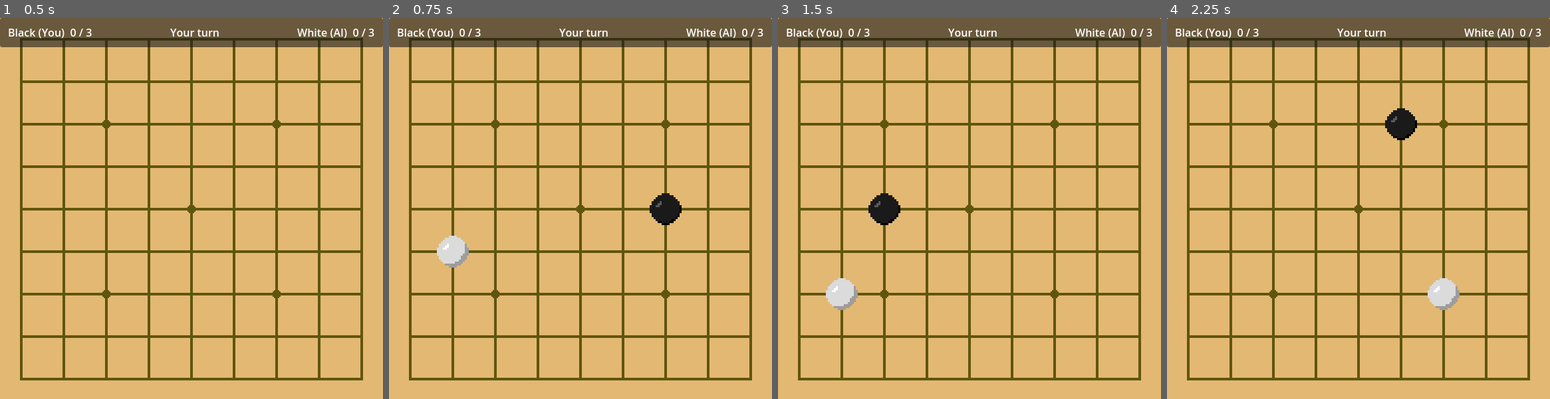
Above: before the commit, frames 1-4 (left to right).
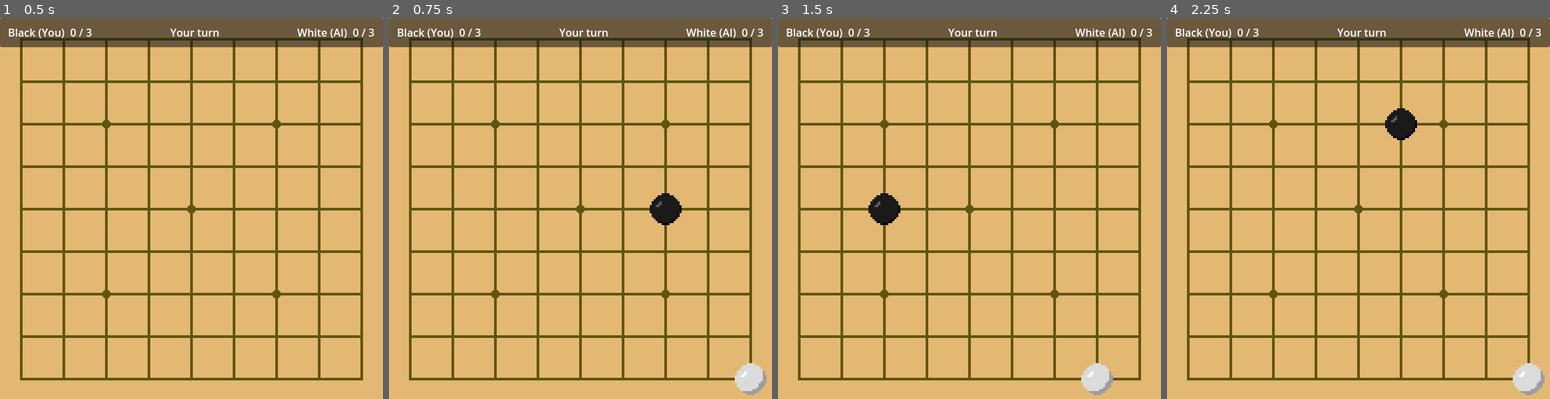
Above: after the commit, the same moments.

Repository: jxnhoongz/weiqi-gd
Game: Godot game, scene res://scenes/main.tscn
Same seed, same stepped clock (60 frames per second), same inputs: the game is played once before the commit and once after it.
Inputs (mouse positions are in pixels of both pictures, inside the frame that each line leads up to):
- Up to frame 1 (0.5 s): no input
- Up to frame 2 (0.75 s): tap Enter at 0.5 s; move the mouse to (664, 189) at 0.52 s; tap R at 0.6 s; click (664, 189) at 0.67 s
- Up to frame 3 (1.5 s): tap Space at 1.25 s; move the mouse to (892, 227) at 1.27 s; tap R at 1.35 s; click (892, 227) at 1.42 s
- Up to frame 4 (2.25 s): tap Enter at 2 s; move the mouse to (1396, 124) at 2.02 s; tap R at 2.1 s; click (1396, 124) at 2.17 s

Frame 1 is identical in both runs. In frame 2, 1.0% of the frame differs, in the area x 12-99%, y 57-99%; in frame 3, 1.0%; in frame 4, 1.0%.

Commit message:
feat: MCTS AI opponent (capture-race), replaces SimpleAI in renderer
Pure-GDScript Monte Carlo Tree Search: select/expand/rollout/backprop,
UCB1, rejection-sampled rollouts, capped depth. Plays toward the 3-capture
win condition. Path-based (no parent pointers) to avoid RefCounted cycles.
36/36 GUT.

Co-Authored-By: Claude <noreply@anthropic.com>

Diff:
--- /dev/null
+++ b/scripts/ai/mcts_ai.gd
@@ -0,0 +1,182 @@
+## Monte Carlo Tree Search opponent for the capture-race (first to WIN_CAPTURES
+## captures wins, 提3子). Pure GDScript — no external dependencies, web/itch safe.
+## Reuses GoRules/GroupAnalysis for legality + capture resolution.
+##
+## Each call to choose_move() runs `iterations` of: select -> expand -> rollout
+## -> backpropagate, then returns the most-visited root child's move.
+##
+## Tree nodes intentionally do NOT store a parent pointer (that would create a
+## reference cycle that GDScript's RefCounted won't free). Instead the selection
+## path is tracked as a list and used for backpropagation.
+class_name MctsAI
+extends RefCounted
+
+const NO_MOVE := Vector2i(-1, -1)
+const WIN_CAPTURES := 3
+const DEFAULT_ITERATIONS := 220
+const MAX_ROLLOUT_DEPTH := 30
+const EXPLORATION := 1.41421356237  # ~sqrt(2), the UCB1 constant
+const ROLLOUT_SAMPLE_TRIES := 40    # rejection-sampling attempts per rollout step
+
+## One node of the search tree (a position + MCTS stats). No parent pointer.
+class SearchNode:
+	extends RefCounted
+	var state: BoardState
+	var to_move: int
+	var cap_black: int
+	var cap_white: int
+	var ko  # BoardState or null — the position this move may not recreate
+	var move: Vector2i  # move that produced this node; NO_MOVE at root
+	var children: Array = []
+	var untried = null  # Array[Vector2i] computed lazily; null = not computed yet
+	var visits: int = 0
+	var wins: float = 0.0  # credit for the player who MOVED into this node
+
+	func _init(p_state: BoardState, p_to_move: int, p_cb: int, p_cw: int, p_ko, p_move: Vector2i) -> void:
+		state = p_state
+		to_move = p_to_move
+		cap_black = p_cb
+		cap_white = p_cw
+		ko = p_ko
+		move = p_move
+
+## Returns the AI's chosen move for `color`, or NO_MOVE if no legal move exists.
+## cap_black / cap_white are the CURRENT cumulative capture counts (win at WIN_CAPTURES).
+static func choose_move(state: BoardState, color: int, cap_black: int, cap_white: int, ko_forbidden: BoardState = null, iterations: int = DEFAULT_ITERATIONS) -> Vector2i:
+	var root := SearchNode.new(state, color, cap_black, cap_white, ko_forbidden, NO_MOVE)
+	root.untried = _legal_moves(state, color, ko_forbidden)
+	if root.untried.is_empty():
+		return NO_MOVE
+	for _i in iterations:
+		var path := _tree_policy(root)
+		var leaf: SearchNode = path[path.size() - 1]
+		var winner := _rollout(leaf)
+		_backpropagate(path, winner)
+	var best: SearchNode = null
+	for c in root.children:
+		if best == null or c.visits > best.visits:
+			best = c
+	return best.move if best != null else root.untried[0]
+
+# --- Selection / expansion -------------------------------------------------
+
+## Descends from root via UCB1, returning the path (root..leaf) to evaluate.
+static func _tree_policy(root: SearchNode) -> Array:
+	var path: Array = [root]
+	var n := root
+	while true:
+		if _capture_winner(n) != -2:
+			return path  # terminal: someone has already won
+		if n.untried == null:
+			n.untried = _legal_moves(n.state, n.to_move, n.ko)
+		if not n.untried.is_empty():
+			path.append(_expand(n))
+			return path
+		if n.children.is_empty():
+			return path  # terminal: no legal move (treated as a draw)
+		n = _best_uct(n)
+		path.append(n)
+	return path  # unreachable; loop only exits via return
+
+static func _expand(n: SearchNode) -> SearchNode:
+	var move: Vector2i = n.untried.pop_back()
+	var result := GoRules.place(n.state, move.x, move.y, n.to_move, n.ko)
+	var caps: int = result["captured"].size()
+	var cb := n.cap_black + (caps if n.to_move == BoardState.Point.BLACK else 0)
+	var cw := n.cap_white + (caps if n.to_move == BoardState.Point.WHITE else 0)
+	var child := SearchNode.new(result["state"], _opp(n.to_move), cb, cw, n.state, move)
+	n.children.append(child)
+	return child
+
+static func _best_uct(n: SearchNode) -> SearchNode:
+	var best: SearchNode = null
+	var best_val := -INF
+	var ln_n := log(float(n.visits))
+	for c in n.children:
+		var exploit: float = c.wins / float(c.visits)
+		var explore: float = EXPLORATION * sqrt(ln_n / float(c.visits))
+		var val: float = exploit + explore
+		if val > best_val:
+			best_val = val
+			best = c
+	return best
+
+# --- Rollout ---------------------------------------------------------------
+
+static func _rollout(node: SearchNode) -> int:
+	var w := _capture_winner(node)
+	if w != -2:
+		return w
+	var st := node.state
+	var tm := node.to_move
+	var cb := node.cap_black
+	var cw := node.cap_white
+	var ko = node.ko
+	for _d in MAX_ROLLOUT_DEPTH:
+		var mv := _rollout_move(st, tm, ko)
+		if mv == NO_MOVE:
+			break
+		var result := GoRules.place(st, mv.x, mv.y, tm, ko)
+		var caps: int = result["captured"].size()
+		if tm == BoardState.Point.BLACK:
+			cb += caps
+		else:
+			cw += caps
+		ko = st
+		st = result["state"]
+		if cb >= WIN_CAPTURES:
+			return BoardState.Point.BLACK
+		if cw >= WIN_CAPTURES:
+			return BoardState.Point.WHITE
+		tm = _opp(tm)
+	# Depth cap reached with no win: decide by who has captured more.
+	if cb > cw:
+		return BoardState.Point.BLACK
+	if cw > cb:
+		return BoardState.Point.WHITE
+	return -1  # draw
+
+## Picks a random legal move via rejection sampling (cheap); falls back to a
+## full scan if random sampling keeps missing (board nearly full).
+static func _rollout_move(state: BoardState, color: int, ko) -> Vector2i:
+	for _t in ROLLOUT_SAMPLE_TRIES:
+		var x := randi() % BoardState.SIZE
+		var y := randi() % BoardState.SIZE
+		if state.is_empty(x, y) and GoRules.place(state, x, y, color, ko)["ok"]:
+			return Vector2i(x, y)
+	var moves := _legal_moves(state, color, ko)
+	if moves.is_empty():
+		return NO_MOVE
+	return moves[randi() % moves.size()]
+
+# --- Backprop / helpers ----------------------------------------------------
+
+static func _backpropagate(path: Array, winner: int) -> void:
+	for i in path.size():
+		var node: SearchNode = path[i]
+		node.visits += 1
+		if i > 0:
+			var mover: int = path[i - 1].to_move  # who played the move into this node
+			if winner == mover:
+				node.wins += 1.0
+			elif winner == -1:
+				node.wins += 0.5  # draw
+
+## -2 = not terminal by captures; otherwise the winning color.
+static func _capture_winner(n: SearchNode) -> int:
+	if n.cap_black >= WIN_CAPTURES:
+		return BoardState.Point.BLACK
+	if n.cap_white >= WIN_CAPTURES:
+		return BoardState.Point.WHITE
+	return -2
+
+static func _legal_moves(state: BoardState, color: int, ko) -> Array:
+	var moves: Array = []
+	for y in BoardState.SIZE:
+		for x in BoardState.SIZE:
+			if state.is_empty(x, y) and GoRules.place(state, x, y, color, ko)["ok"]:
+				moves.append(Vector2i(x, y))
+	return moves
+
+static func _opp(color: int) -> int:
+	return BoardState.Point.WHITE if color == BoardState.Point.BLACK else BoardState.Point.BLACK
--- a/scripts/view/board_renderer.gd
+++ b/scripts/view/board_renderer.gd
@@ -136,8 +136,11 @@
 func _ai_turn() -> void:
 	if _game_over or _current_color != AI_COLOR:
 		return
-	var mv := SimpleAI.choose_move(_state, AI_COLOR, _prev_state)
-	if mv == SimpleAI.NO_MOVE:
+	var mv := MctsAI.choose_move(
+		_state, AI_COLOR,
+		_captures[BoardState.Point.BLACK], _captures[BoardState.Point.WHITE],
+		_prev_state)
+	if mv == MctsAI.NO_MOVE:
 		return  # no legal move for the AI; rare on 9x9
 	_apply_move(mv.x, mv.y, AI_COLOR)
 
--- /dev/null
+++ b/tests/test_mcts_ai.gd
@@ -0,0 +1,28 @@
+extends GutTest
+
+const BLACK := BoardState.Point.BLACK
+const WHITE := BoardState.Point.WHITE
+
+func test_returns_a_legal_move_on_empty_board() -> void:
+	var s := BoardState.empty()
+	var mv := MctsAI.choose_move(s, BLACK, 0, 0, null, 40)
+	assert_ne(mv, MctsAI.NO_MOVE)
+	assert_true(GoRules.place(s, mv.x, mv.y, BLACK)["ok"])
+
+func test_no_move_when_board_is_full() -> void:
+	var s := BoardState.empty()
+	for y in BoardState.SIZE:
+		for x in BoardState.SIZE:
+			s = s.with_point(x, y, BLACK)
+	assert_eq(MctsAI.choose_move(s, WHITE, 0, 0, null, 40), MctsAI.NO_MOVE)
+
+func test_takes_the_immediate_winning_capture() -> void:
+	# BOTH sides have 2 captures (each one away from winning). White (0,0) is in
+	# atari (black at (1,0)); Black playing (0,1) captures it -> Black reaches 3
+	# and wins immediately. That is the ONLY guaranteed win; any other Black move
+	# hands White a chance to win first. MCTS must pick (0,1).
+	var s := BoardState.empty()
+	s = s.with_point(0, 0, WHITE)
+	s = s.with_point(1, 0, BLACK)
+	var mv := MctsAI.choose_move(s, BLACK, 2, 2, null, 600)
+	assert_eq(mv, Vector2i(0, 1), "MCTS should grab the move that wins the game now")
Not shown, added: scripts/ai/mcts_ai.gd.uid
Not shown, added: tests/test_mcts_ai.gd.uid
Not shown, added: docs/superpowers/plans/2026-06-01-mini-go-mcts-ai.md
